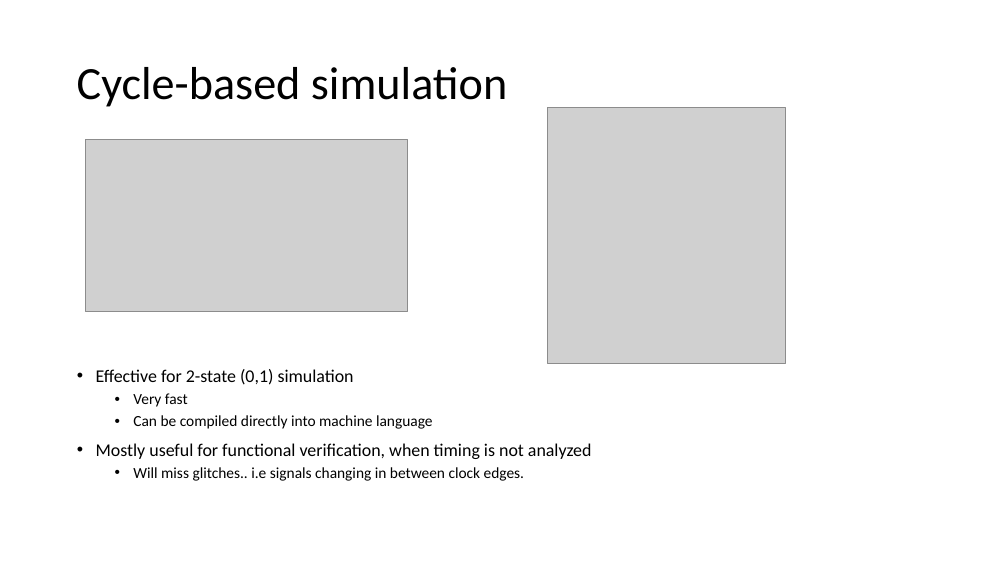
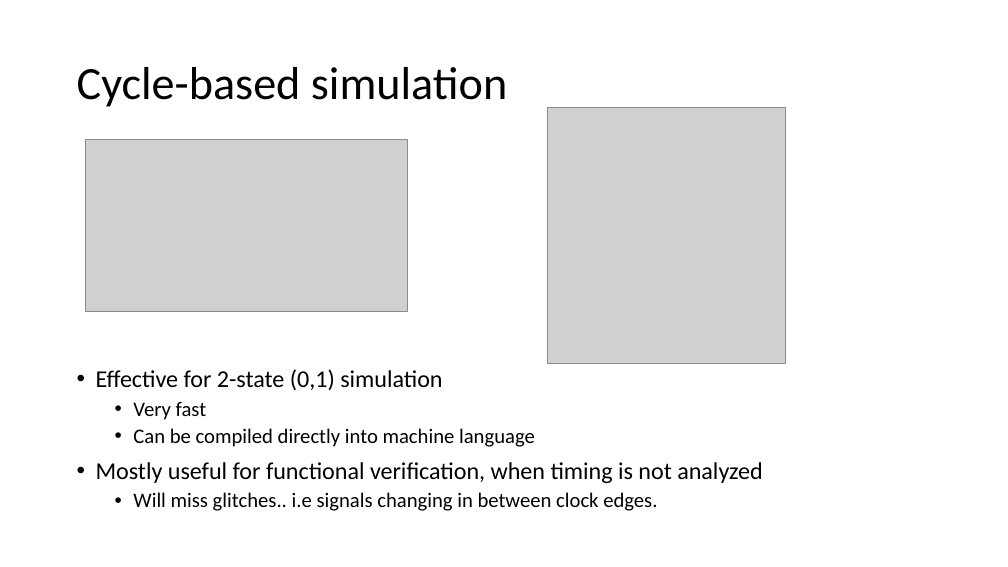
Before and after one commit to isomoye/EEGR471, a slide deck: slide 17 of sections/Segment_3.pptm (slide 16 before the commit). Drawn at 1008x567 pixels with LibreOffice and Linux fonts; fonts in the diff are those of the drawing; grey boxes stand for pictures. Boxes give left, top, right and bottom in pixels: in the first picture for what was removed or moved away, otherwise in the second. Text is boxed around its words. In the diff, an @@ line names an element or a change of style, - is before the commit and + after.

```diff
--- a/sections/Segment_3.pptm
+++ b/sections/Segment_3.pptm
@@ text "Effective for 2-state (0,1) simulation" at bbox=[96, 369, 762, 511]: size 17.1 to 23 pt in "Effective for 2-state (0,1) simulation", "Mostly useful for functional verification, when timing ..."; size 14.6 to 19.7 pt in "Very fast", "Can be compiled directly into machine language", "Will miss glitches.. i.e signals changing in ..." @@
```
Also in this commit, not shown: 4 other slides changed, 1 slide added, 2 other files.
